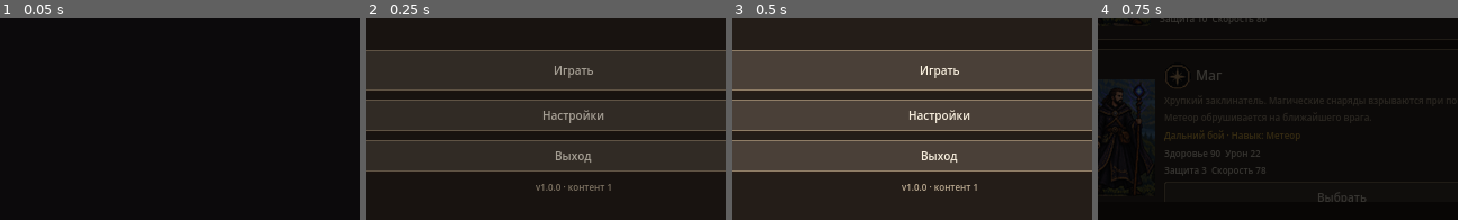
Above: before the commit, frames 1-4 (left to right).
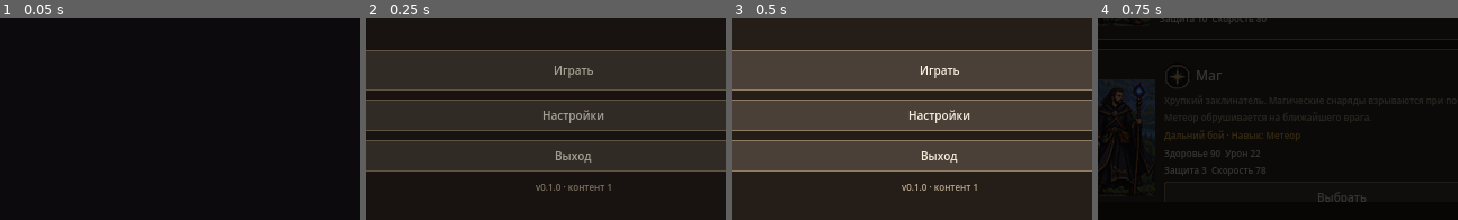
Above: after the commit, the same moments.

Repository: pavellv-github/CSP-game
Game: Godot game, scene res://scenes/main.tscn
Same seed, same stepped clock (60 frames per second), same inputs: the game is played once before the commit and once after it.
Inputs:
- Up to frame 1 (0.05 s): no input
- Up to frame 2 (0.25 s): no input
- Up to frame 3 (0.5 s): no input
- Up to frame 4 (0.75 s): click "Играть" at 0.5 s
The pictures show only the part of the screen within x 21-71%, y 50-100%; the shares and areas given below are measured in that part.

Frame 1 is identical in both runs. In frame 2, less than 0.1% of the frame differs, in the area x 48-52%, y 82-86%; in frame 3, less than 0.1%, in the area x 48-53%, y 82-86%; in frame 4, nothing differs.

Commit message:
fix(version): reset game version to 0.1.0 (prototype)
- game_config.json, project.godot, export_presets.cfg: 1.0.0 -> 0.1.0
- CHANGELOG, VERSIONING (0.x.y until the first stable release), BRANCHING, README

Co-Authored-By: Claude Sonnet 5.5 <noreply@anthropic.com>

Diff:
--- a/game/data/config/game_config.json
+++ b/game/data/config/game_config.json
@@ -1,5 +1,5 @@
 {
-	"game_version": "1.0.0",
+	"game_version": "0.1.0",
 	"content_version": 1,
 	"feature_flags": {
 		"auto_attack": true,
--- a/game/project.godot
+++ b/game/project.godot
@@ -7,7 +7,7 @@
 
 config/name="Pixel Fantasy Survival"
 config/description="Pixel art fantasy survival / action RPG (MVP)"
-config/version="1.0.0"
+config/version="0.1.0"
 run/main_scene="res://scenes/main.tscn"
 config/features=PackedStringArray("4.5", "GL Compatibility")
 boot_splash/bg_color=Color(0.0705882, 0.0627451, 0.0745098, 1)
Not shown, changed: game/export_presets.cfg
Not shown, changed: README.md
Not shown, changed: docs/BRANCHING.md
Not shown, changed: docs/CHANGELOG.md
Not shown, changed: docs/VERSIONING.md
Not shown, changed: docs/decisions/2026-10-17-landscape-hud.md
